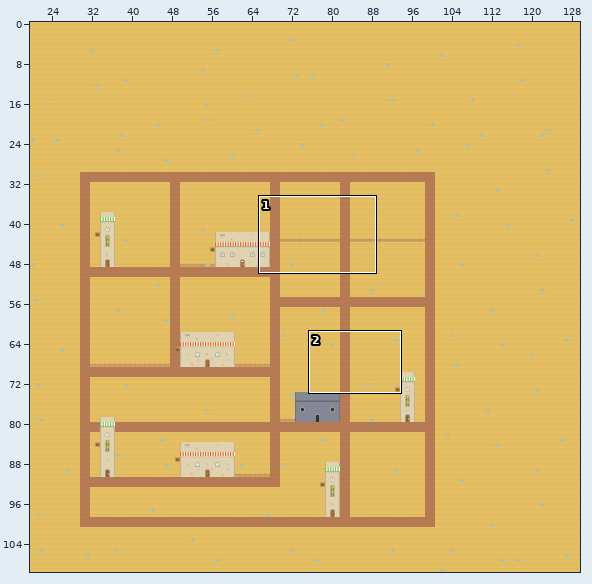
A Tiled map (JSON) gets an edit: assets/levels/map3.json. Above: a wide view before the commit, with the close-up outlined.
Close-up. Before the commit:
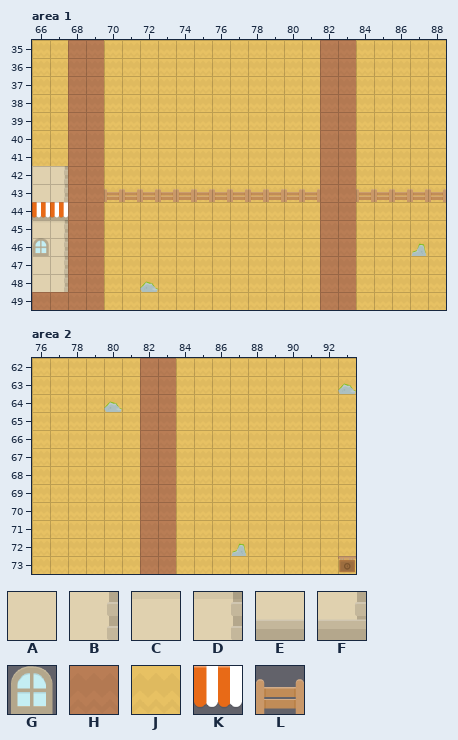
Cells are 70x70 px. Shown: area 1 x 66..88, y 35..49; area 2 x 76..93, y 62..73. The commit also changed other parts of the map, which this record leaves out.
Key: from "sheet": A 1, B 2, C 15, D 16, E 29, F 30, G 39, H 57, J 60, K 72, L 76.
_ is an empty cell.
Layers that did not change in this view are not listed.
Layer "nonCollidableLayer" before, area 1, first column x 74:
35 JJJJJJJJHHJJJ
36 JJJJJJJJHHJJJ
37 JJJJJJJJHHJJJ
38 JJJJJJJJHHJJJ
39 JJJJJJJJHHJJJ
40 JJJJJJJJHHJJJ
41 JJJJJJJJHHJJJ
42 JJJJJJJJHHJJJ
43 JJJJJJJJHHJJJ
44 JJJJJJJJHHJJJ
45 JJJJJJJJHHJJJ
Layer "upperLayer2" before, area 1, first column x 66:
35 _______________________
36 _______________________
37 _______________________
38 _______________________
39 _______________________
40 _______________________
41 _______________________
42 _______________________
43 ____LLLLLLLLLLLL__LLLLL
44 KK_____________________
45 CD_____________________
After the commit:
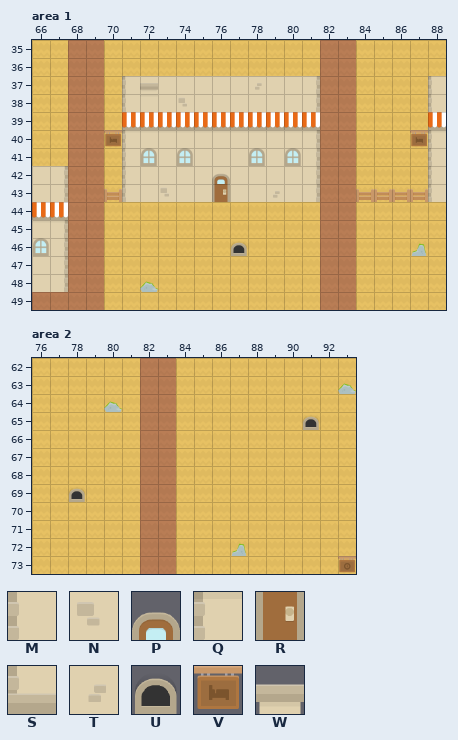
Further tiles: from "sheet": M 0, N 9, P 12, Q 14, R 26, S 28, T 51, U 54, V 75, W 85.
Tiles of an added or newly shown layer are drawn over the layers below it.
Edits made:
Layer "nonCollidableLayer", area 1:
y 43: x 79..81 JJJ -> ___
Layer "collidableLayer", area 1:
y 42: x 71..81 ___________ -> MAAAAAAAAAB; x 88 _ -> M
y 43: x 71..75 _____ -> MANAA; x 77..81 _____ -> AATAB; x 88 _ -> M
Layer "lowerLayer", area 1:
y 42: x 76 _ -> P
y 43: x 76 _ -> R
Layer "upperLayer1", area 1:
y 37: x 71..81 ___________ -> MAAAAAATAAB; x 88 _ -> M
y 38: x 71..81 ___________ -> MCANAAAAAAB; x 88 _ -> M
y 39: x 71..81 ___________ -> SEEEEEEEEEF; x 88 _ -> S
y 41: x 71..81 ___________ -> MAAAAAAAAAB; x 88 _ -> M
Layer "upperLayer2", area 1:
y 37: x 72 _ -> W
y 39: x 71..81 ___________ -> KKKKKKKKKKK; x 88 _ -> K
y 40: x 70..81 ____________ -> VQCCCCCCCCCD; x 87..88 __ -> VQ
y 41: x 72 _ -> G; x 74 _ -> G; x 78 _ -> G; x 80 _ -> G
y 43: x 71..81 LLLLLLLLLLL -> ___________; x 88 L -> _
Layer "npcLayer" (now shown), area 1:
y 46: x 77 _ -> U
Layer "npcLayer" (now shown), area 2:
y 65: x 91 _ -> U
y 69: x 78 _ -> U
Boxes around the changes in both close-ups, in picture pixels (x1, y1, x2, y2):
changed: (104, 76, 320, 202)
changed: (410, 76, 446, 202)
added: (231, 242, 247, 256)
added: (303, 416, 319, 430)
added: (69, 488, 85, 502)
